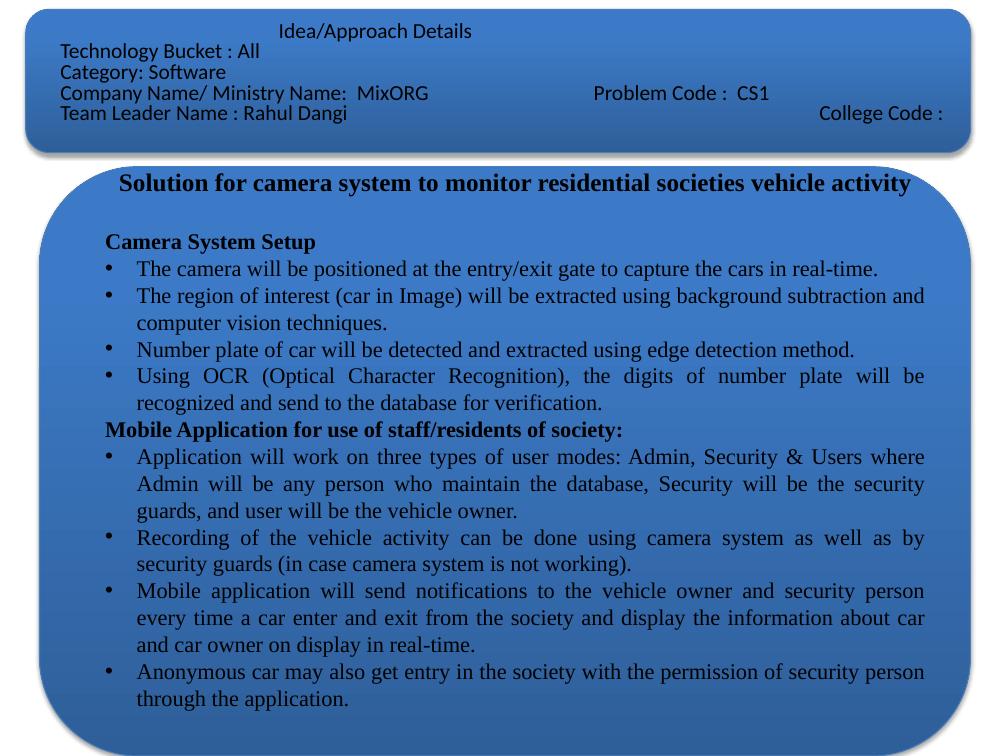
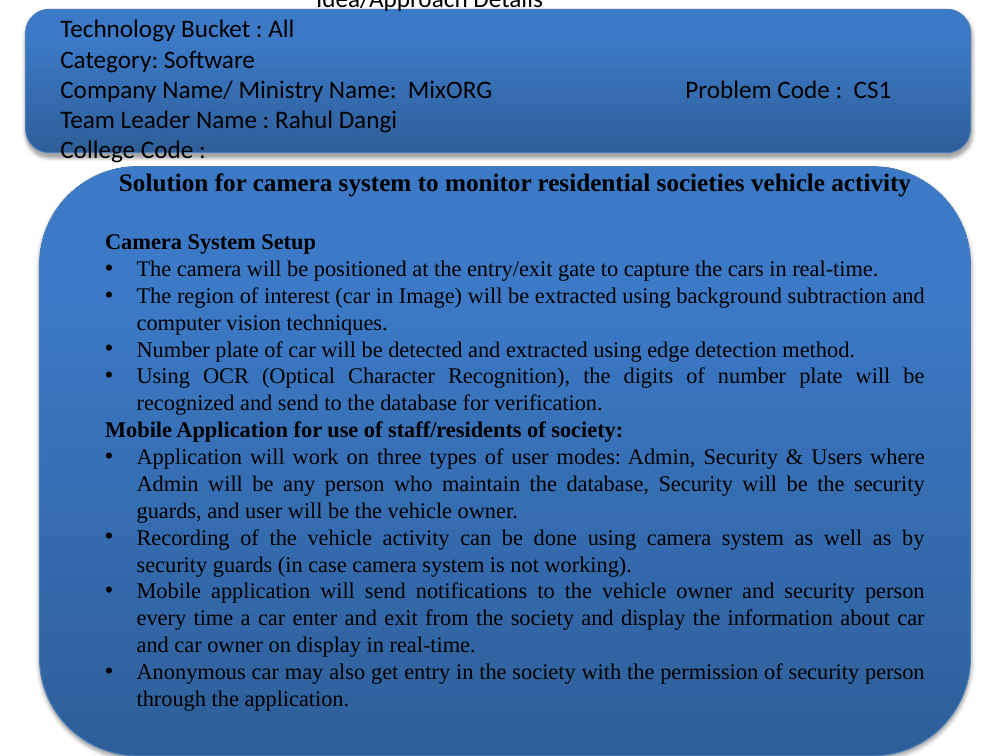
Before and after one commit to RD-Square-Company/Number-Plat-Detection, a slide deck: slide 1 of Idea_Submission_team_Visualize_edited.pptx. Drawn at 1008x756 pixels with LibreOffice and Linux fonts; fonts in the diff are those of the drawing. Boxes give left, top, right and bottom in pixels: in the first picture for what was removed or moved away, otherwise in the second. Text is boxed around its words. In the diff, an @@ line names an element or a change of style, - is before the commit and + after.

```diff
--- a/Idea_Submission_team_Visualize_edited.pptx
+++ b/Idea_Submission_team_Visualize_edited.pptx
@@ text "Idea/Approach Details Technology Bucket : ..." at [60,0,892,165]: size 15.3 to 18 pt; line spacing 0.8 to 1 @@
```
Also in this commit, not shown: 2 other files.
